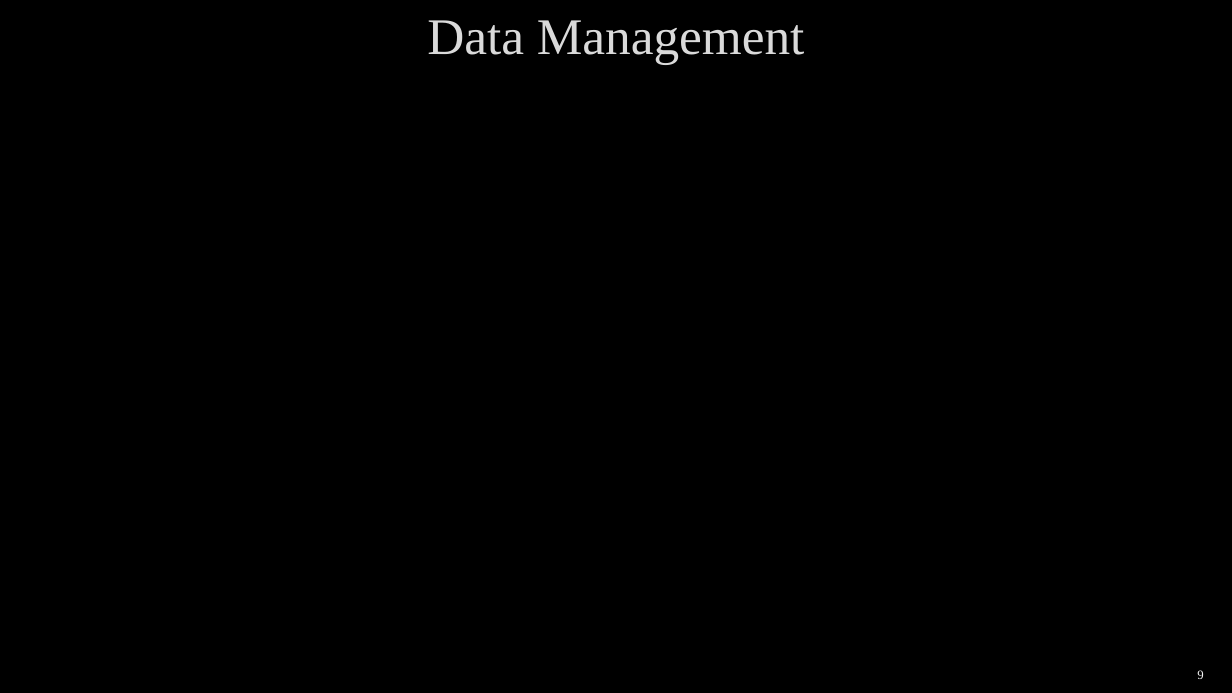
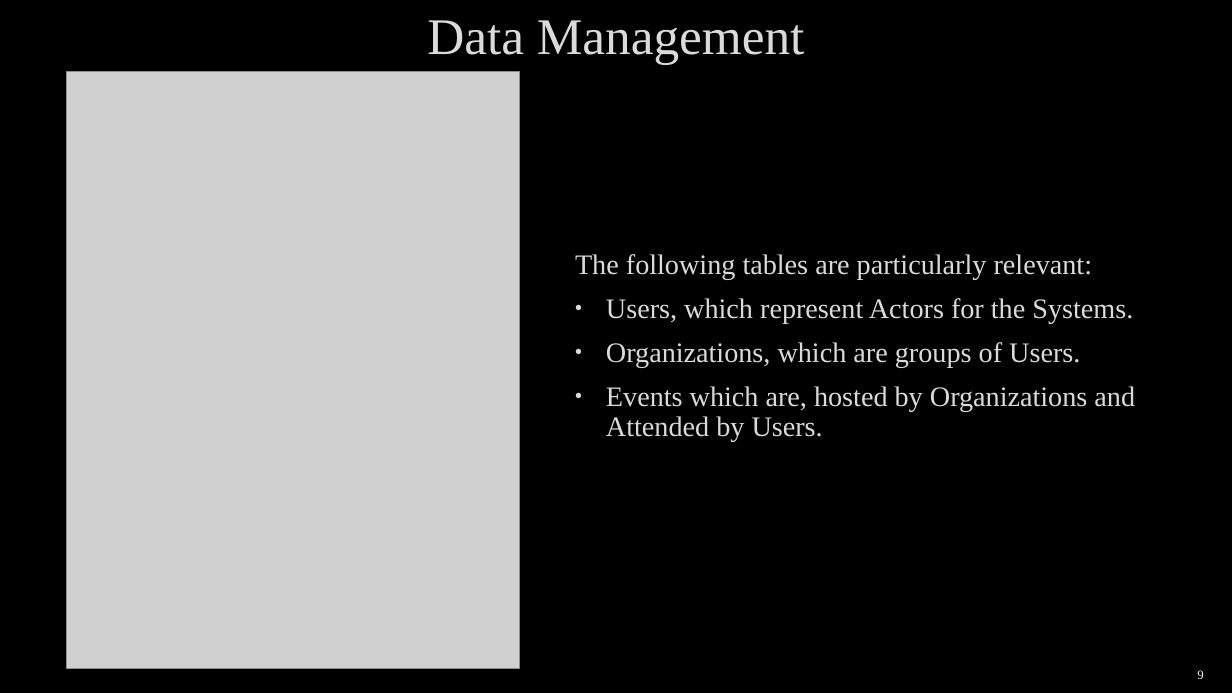
Before and after one commit to arocho032/CEN4010-Team-5, a slide deck: slide 9 of specifications/deliv3/SOS Deliverable Final Presentation.pptx. Drawn at 1232x693 pixels with LibreOffice and Linux fonts; fonts in the diff are those of the drawing; grey boxes stand for pictures; background and template pictures are left out. Boxes give left, top, right and bottom in pixels: in the first picture for what was removed or moved away, otherwise in the second. Text is boxed around its words. In the diff, an @@ line names an element or a change of style, - is before the commit and + after.

Commit message:
Powerpoint Formatting and UI Pictures

```diff
--- a/specifications/deliv3/SOS Deliverable Final Presentation.pptx
+++ b/specifications/deliv3/SOS Deliverable Final Presentation.pptx
@@ picture added at bbox=[67, 71, 519, 668] @@
@@ text added at bbox=[575, 254, 1135, 441], 22 pt, text #DADADA @@
+The following tables are particularly relevant:
+• Users, which represent Actors for the Systems.
+• Organizations, which are groups of Users.
+• Events which are, hosted by Organizations and Attended by Users.
```
Also in this commit, not shown: 6 other slides changed, 1 slide added, 1 slide removed, 11 other files.
